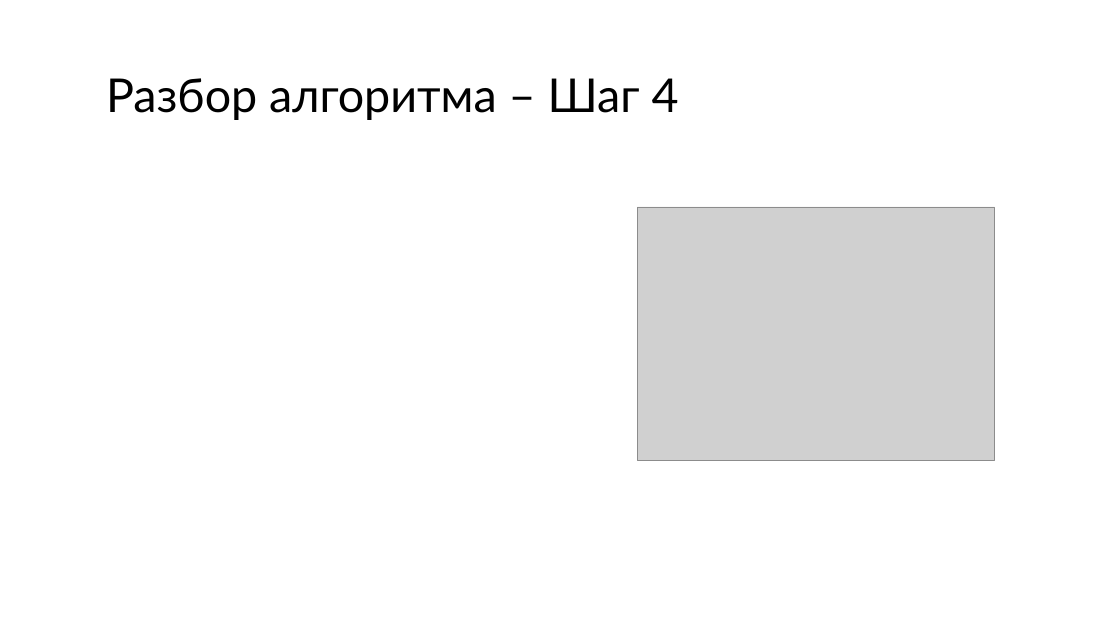
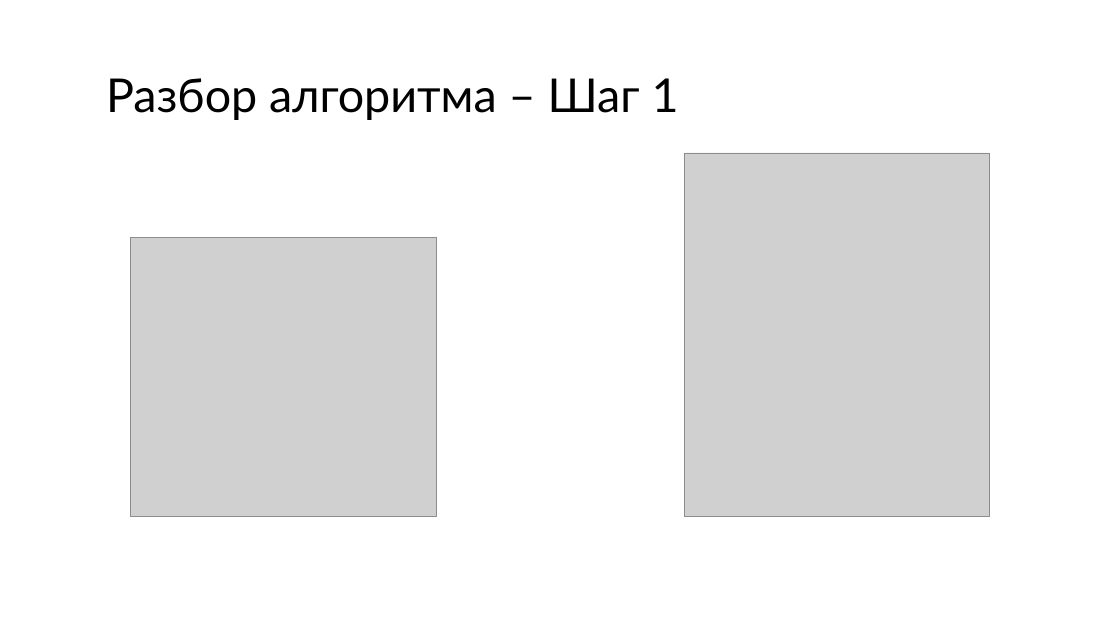
Before and after one commit to w1ldhoneyp1e/goods-distribution-warehouse, a slide deck: slide 17 of presentation.pptx (slide 13 before the commit). Drawn at 1120x630 pixels with LibreOffice and Linux fonts; fonts in the diff are those of the drawing; grey boxes stand for pictures. Boxes give left, top, right and bottom in pixels: in the first picture for what was removed or moved away, otherwise in the second. Text is boxed around its words. In the diff, an @@ line names an element or a change of style, - is before the commit and + after.

```diff
--- a/presentation.pptx
+++ b/presentation.pptx
@@ title at (106,78,679,120): text changed @@
-Разбор алгоритма – Шаг 4
+Разбор алгоритма – Шаг 1
@@ picture: place and size @@
-picture at (638,207,996,460)
+picture at (685,153,991,517)
@@ picture added at (130,237,437,516) @@
```
Also in this commit, not shown: 15 other slides changed, 23 slides added, 3 slides removed, 29 other files.
